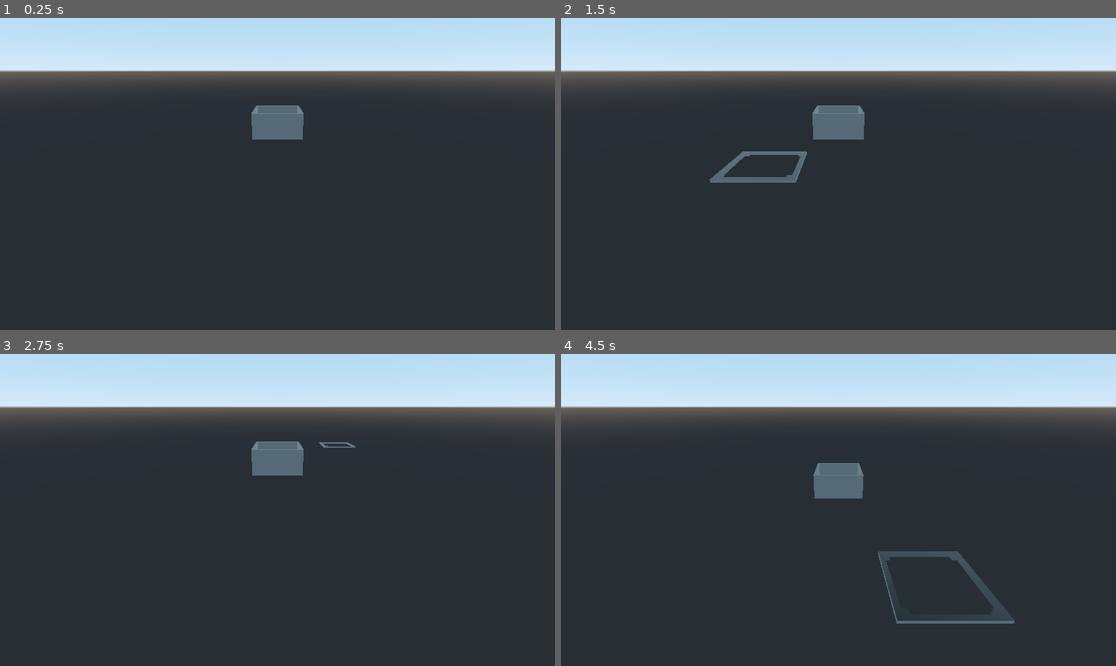
Above: before the commit, frames 1-4 (two rows, left to right).
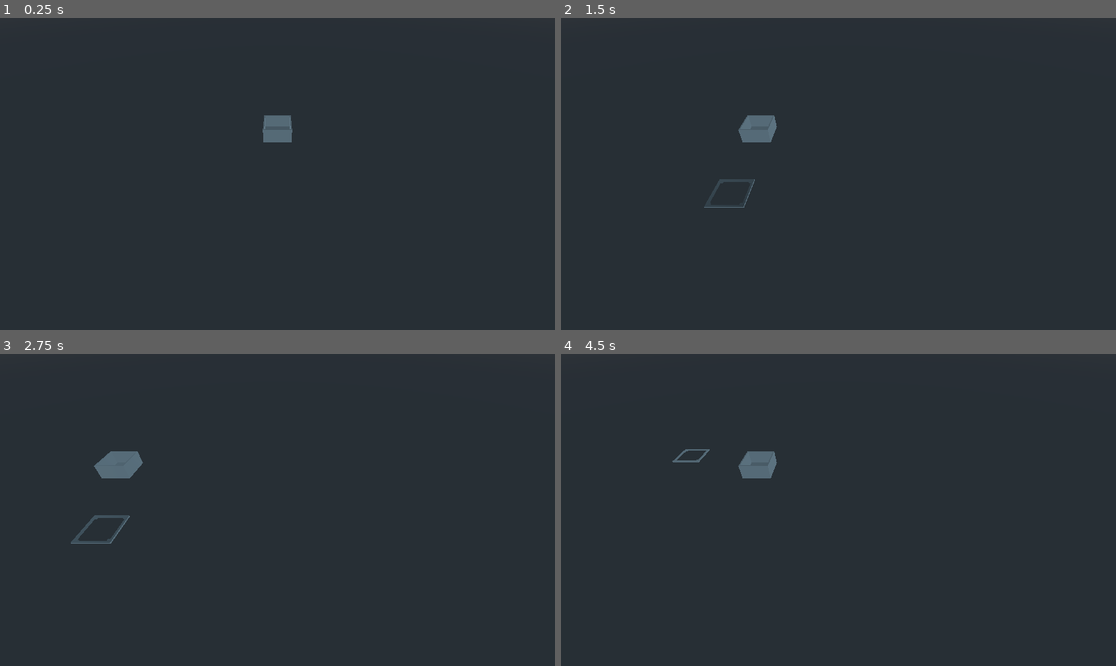
Above: after the commit, the same moments.

Repository: newnoiseworks/TowerStory
Game: Godot game, scene res://Scenes/Prototype.tscn
Two runs of this game, one before a commit and one after it. Both use one fixed random seed, a clock stepped at 60 frames per second and the inputs below.
Inputs (mouse positions are in pixels of both pictures, inside the frame that each line leads up to):
- Up to frame 1 (0.25 s): no input
- Up to frame 2 (1.5 s): tap Enter (ui_accept) at 0.5, 0.77 s; move the mouse to (960, 158) at 0.52 s; hold D (move_right, bound only after the commit) 0.53-1.25 s; hold Mouse wheel down (ui_scroll_down) 0.53-1.25 s; click (960, 158) at 0.67 s; tap Mouse wheel up (ui_scroll_up) at 0.8 s; drag from (727, 189) to (810, 236) at 1.27 s
- Up to frame 3 (2.75 s): tap Enter (ui_accept) at 2 s; move the mouse to (333, 441) at 2.02 s; hold D (move_right, bound only after the commit) from 2.03 s (still down); hold Mouse wheel down (ui_scroll_down) from 2.03 s (still down); tap Mouse wheel up (ui_scroll_up) at 2.3 s
- Up to frame 4 (4.5 s): release D (move_right, bound only after the commit) at 2.75 s; release Mouse wheel down (ui_scroll_down) at 2.75 s; drag from (810, 572) to (672, 463) at 2.77 s; tap Enter (ui_accept) at 3.5, 3.77 s; move the mouse to (1005, 556) at 3.52 s; hold A (move_left, bound only after the commit) 3.53-4.25 s; hold Mouse wheel up (ui_scroll_up) 3.53-4.25 s; tap Alt at 3.6 s; drag from (672, 463) to (755, 432) at 4.27 s

The runs differ from the first frame. In frame 1, 22% of the frame differs, in the area x 0-100%, y 0-40%; in frame 2, 24%; in frame 3, 23%; in frame 4, 24%, in the area x 0-100%, y 0-87%.

Commit message:
uses just keyboard for camera

Diff:
--- a/Scenes/CameraGimbal.gd
+++ b/Scenes/CameraGimbal.gd
@@ -1,8 +1,37 @@
 extends Spatial
 
-func _unhandled_input(event):
-	if event.is_action_pressed("ui_scroll_up"):
-		translate_object_local(Vector3(0, 1, 0))
+export(float) var camera_speed = 0.135
+export(float) var rotate_speed = 0.035
 
-	if event.is_action_pressed("ui_scroll_down"):
-		translate_object_local(Vector3(0, -1, 0))
+const X_AXIS = Vector3(1, 0, 0)
+const Y_AXIS = Vector3(0, 1, 0)
+
+onready var camera_transform = self.get_transform()
+
+
+func _physics_process(_delta):
+	if (Input.is_action_pressed("move_forward")):
+		camera_transform.origin += -self.get_transform().basis.z * camera_speed
+
+	if (Input.is_action_pressed("move_backward")):
+		camera_transform.origin += self.get_transform().basis.z * camera_speed
+
+	if (Input.is_action_pressed("move_left")):
+		camera_transform.origin += -self.get_transform().basis.x * camera_speed
+
+	if (Input.is_action_pressed("move_right")):
+		camera_transform.origin += self.get_transform().basis.x * camera_speed
+
+	if (Input.is_action_pressed("move_down")):
+		camera_transform.origin += -self.get_transform().basis.y * camera_speed
+
+	if (Input.is_action_pressed("move_up")):
+		camera_transform.origin += self.get_transform().basis.y * camera_speed
+
+	if (Input.is_action_pressed("rotate_left")):
+		camera_transform = camera_transform * Transform(Quat(Y_AXIS, -rotate_speed))
+
+	if (Input.is_action_pressed("rotate_right")):
+		camera_transform = camera_transform * Transform(Quat(Y_AXIS, rotate_speed))
+
+	self.set_transform(camera_transform)
--- a/Scenes/Prototype.tscn
+++ b/Scenes/Prototype.tscn
@@ -13,14 +13,14 @@
 }
 
 [node name="camera_gimbal" type="Spatial" parent="."]
-transform = Transform( 1, 0, 0, 0, 1, 0, 0, 0, 1, 0, 5.69915, 23.0529 )
+transform = Transform( 1, 0, 0, 0, 1, 0, 0, 0, 1, 0, 4.59013, -0.145342 )
 script = ExtResource( 1 )
 
 [node name="inner_gimbal" type="Spatial" parent="camera_gimbal"]
-transform = Transform( 1, 0, 0, 0, 0.907499, 0.420054, 0, -0.420054, 0.907499, 0, 0, 1.90735e-06 )
+transform = Transform( 1, 0, 0, 0, 0.88003, 0.474918, 0, -0.474918, 0.88003, 0, 0, 1.90735e-06 )
 
 [node name="Camera" type="Camera" parent="camera_gimbal/inner_gimbal"]
-transform = Transform( 1, 0, 0, 0, 1, 1.78814e-07, 0, -1.78814e-07, 1, 0, 2.70556, -13.5193 )
+transform = Transform( 1, 0, 0, 0, 0.969757, 0.244072, 0, -0.244072, 0.969757, 0, -2.91168, 14.7055 )
 current = true
 
 [node name="DirectionalLight" type="DirectionalLight" parent="camera_gimbal/inner_gimbal"]
--- a/project.godot
+++ b/project.godot
@@ -64,6 +64,46 @@
 "events": [ Object(InputEventMouseButton,"resource_local_to_scene":false,"resource_name":"","device":0,"alt":false,"shi …(212 unchanged characters)…
  ]
 }
+move_left={
+"deadzone": 0.5,
+"events": [ Object(InputEventKey,"resource_local_to_scene":false,"resource_name":"","device":0,"alt":false,"shift":false,"control":false,"meta":false,"command":false,"pressed":false,"scancode":0,"physical_scancode":65,"unicode":0,"echo":false,"script":null)
+ ]
+}
+move_right={
+"deadzone": 0.5,
+"events": [ Object(InputEventKey,"resource_local_to_scene":false,"resource_name":"","device":0,"alt":false,"shift":false,"control":false,"meta":false,"command":false,"pressed":false,"scancode":0,"physical_scancode":68,"unicode":0,"echo":false,"script":null)
+ ]
+}
+move_forward={
+"deadzone": 0.5,
+"events": [ Object(InputEventKey,"resource_local_to_scene":false,"resource_name":"","device":0,"alt":false,"shift":false,"control":false,"meta":false,"command":false,"pressed":false,"scancode":0,"physical_scancode":87,"unicode":0,"echo":false,"script":null)
+ ]
+}
+move_backward={
+"deadzone": 0.5,
+"events": [ Object(InputEventKey,"resource_local_to_scene":false,"resource_name":"","device":0,"alt":false,"shift":false,"control":false,"meta":false,"command":false,"pressed":false,"scancode":0,"physical_scancode":83,"unicode":0,"echo":false,"script":null)
+ ]
+}
+move_up={
+"deadzone": 0.5,
+"events": [ Object(InputEventKey,"resource_local_to_scene":false,"resource_name":"","device":0,"alt":false,"shift":false,"control":false,"meta":false,"command":false,"pressed":false,"scancode":0,"physical_scancode":90,"unicode":0,"echo":false,"script":null)
+ ]
+}
+move_down={
+"deadzone": 0.5,
+"events": [ Object(InputEventKey,"resource_local_to_scene":false,"resource_name":"","device":0,"alt":false,"shift":false,"control":false,"meta":false,"command":false,"pressed":false,"scancode":0,"physical_scancode":88,"unicode":0,"echo":false,"script":null)
+ ]
+}
+rotate_right={
+"deadzone": 0.5,
+"events": [ Object(InputEventKey,"resource_local_to_scene":false,"resource_name":"","device":0,"alt":false,"shift":false,"control":false,"meta":false,"command":false,"pressed":false,"scancode":0,"physical_scancode":69,"unicode":0,"echo":false,"script":null)
+ ]
+}
+rotate_left={
+"deadzone": 0.5,
+"events": [ Object(InputEventKey,"resource_local_to_scene":false,"resource_name":"","device":0,"alt":false,"shift":false,"control":false,"meta":false,"command":false,"pressed":false,"scancode":0,"physical_scancode":81,"unicode":0,"echo":false,"script":null)
+ ]
+}
 
 [physics]
 
